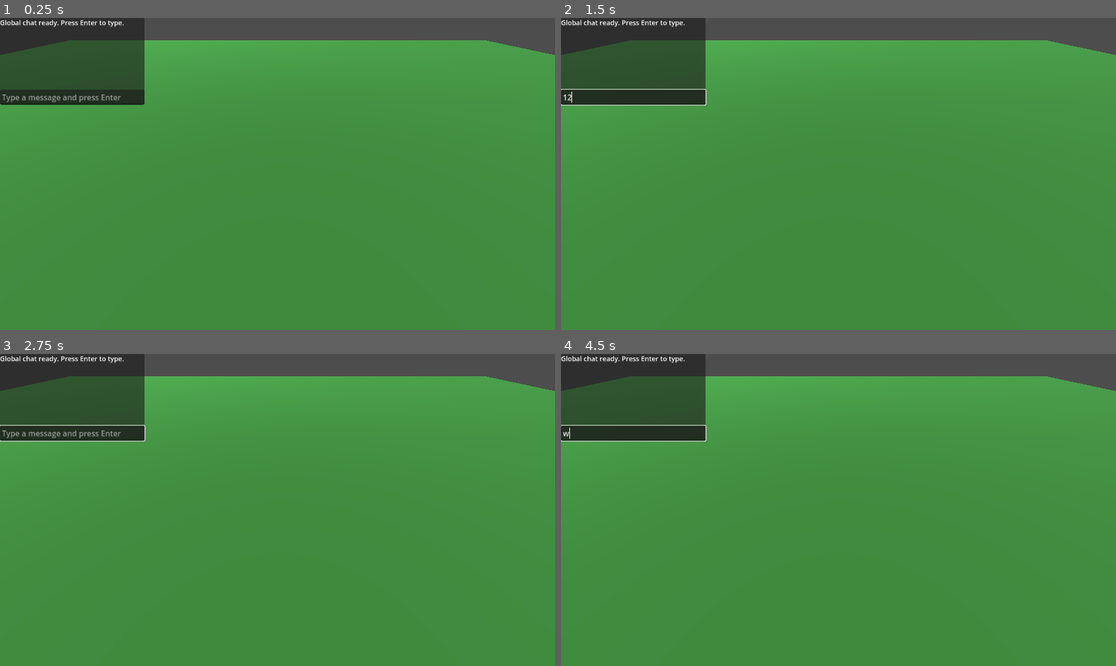
Above: before the commit, frames 1-4 (two rows, left to right).
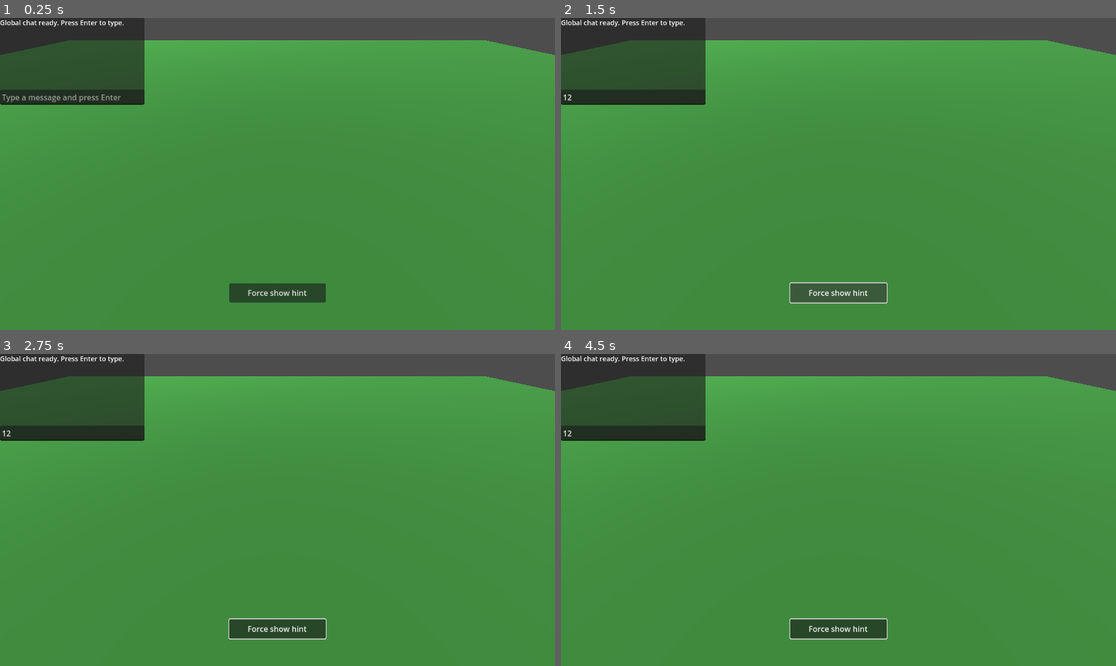
Above: after the commit, the same moments.

Repository: motagota/rougie
Game: Godot game, scene res://shared/scenes/Bootstrap.tscn
Same seed, same stepped clock (60 frames per second), same inputs: the game is played once before the commit and once after it.
Inputs (mouse positions are in pixels of both pictures, inside the frame that each line leads up to):
- Up to frame 1 (0.25 s): no input
- Up to frame 2 (1.5 s): click (633, 96) at 0.52 s; type "12" at 0.6 s; click (838, 292) at 1.25 s, where only the run after the commit has a clickable "Force show hint"
- Up to frame 3 (2.75 s): tap Enter at 2 s; move the mouse to (399, 494) at 2.02 s; hold D (move_right) from 2.03 s (still down); tap Space (jump) at 2.27 s
- Up to frame 4 (4.5 s): tap Enter at 2.75, 3.5, 4.25 s; move the mouse to (727, 525) at 2.77 s; release D (move_right) at 2.78 s; hold S (move_back) 2.78-3.53 s; tap Space (jump) at 3.02 s; move the mouse to (894, 441) at 3.52 s; hold D (move_right) 3.53-4.28 s; move the mouse to (810, 572) at 4.27 s; hold W (move_forward) from 4.28 s (still down)

The runs differ from the first frame. In frame 1, 1.1% of the frame differs, in the area x 41-59%, y 85-92%; in frame 2, 1.4%; in frame 3, 1.6%, in the area x 0-59%, y 22-92%; in frame 4, 1.4%.
Error before the commit: Out of bounds get index '1' (on base: 'Dictionary') (res://shared/scripts/Network.gd:288)

Commit message:
hint label

Diff:
--- a/client/shared/scripts/World.gd
+++ b/client/shared/scripts/World.gd
@@ -146,12 +146,41 @@
     _hint_label = Label.new()
     _hint_label.text = "Press [E] to pick up"
     _hint_label.horizontal_alignment = HORIZONTAL_ALIGNMENT_CENTER
-    _hint_label.visible = false
+    _hint_label.visible = true
     hb.add_child(_hint_label)
+
+
+    _hint_label.custom_minimum_size = Vector2(260, 28)
+    _hint_label.add_theme_color_override("font_color", Color(0, 0, 0)) # black
+    _hint_label.add_theme_font_size_override("font_size", 24)
+    var style := StyleBoxFlat.new()
+    style.bg_color = Color(1, 0, 1, 0.9)   # magenta, opaque
+
 
     print("[World] Hint label created: ", _hint_label != null)
     print("[World] Hint label visible: ", _hint_label.visible if _hint_label else "null")
     print("[World] Hint label text: ", _hint_label.text if _hint_label else "null")
+    print("[World] Hint layer visible: ", _hint_layer.visible)
+    print("[World] Hint panel visible: ", _hint_panel.visible)
+
+    # --- bottom-center test button ---------------------------------
+    var test_btn := Button.new()
+    test_btn.text = "Force show hint"
+    test_btn.custom_minimum_size = Vector2(200, 40)
+
+    # anchor it center-bottom (like the hint panel)
+    test_btn.set_anchors_preset(Control.PRESET_CENTER_BOTTOM)
+    test_btn.anchor_top = 0.85
+    test_btn.anchor_bottom = 0.85
+    test_btn.grow_horizontal = Control.GROW_DIRECTION_BOTH
+
+    test_btn.pressed.connect(func():
+        _hint_label.visible = true
+        _hint_label.modulate = Color.RED
+        prints("Forced hint visible =", _hint_label.visible,
+           "in_tree =", _hint_label.is_inside_tree())
+    )
+    add_child(test_btn)
 
 func spawn_player(peer_id: int, username: String, color: Color) -> void:
     print("[World] Spawn player: start username: %s"%username)
--- a/server/shared/scripts/World.gd
+++ b/server/shared/scripts/World.gd
@@ -146,12 +146,41 @@
     _hint_label = Label.new()
     _hint_label.text = "Press [E] to pick up"
     _hint_label.horizontal_alignment = HORIZONTAL_ALIGNMENT_CENTER
-    _hint_label.visible = false
+    _hint_label.visible = true
     hb.add_child(_hint_label)
+
+
+    _hint_label.custom_minimum_size = Vector2(260, 28)
+    _hint_label.add_theme_color_override("font_color", Color(0, 0, 0)) # black
+    _hint_label.add_theme_font_size_override("font_size", 24)
+    var style := StyleBoxFlat.new()
+    style.bg_color = Color(1, 0, 1, 0.9)   # magenta, opaque
+
 
     print("[World] Hint label created: ", _hint_label != null)
     print("[World] Hint label visible: ", _hint_label.visible if _hint_label else "null")
     print("[World] Hint label text: ", _hint_label.text if _hint_label else "null")
+    print("[World] Hint layer visible: ", _hint_layer.visible)
+    print("[World] Hint panel visible: ", _hint_panel.visible)
+
+    # --- bottom-center test button ---------------------------------
+    var test_btn := Button.new()
+    test_btn.text = "Force show hint"
+    test_btn.custom_minimum_size = Vector2(200, 40)
+
+    # anchor it center-bottom (like the hint panel)
+    test_btn.set_anchors_preset(Control.PRESET_CENTER_BOTTOM)
+    test_btn.anchor_top = 0.85
+    test_btn.anchor_bottom = 0.85
+    test_btn.grow_horizontal = Control.GROW_DIRECTION_BOTH
+
+    test_btn.pressed.connect(func():
+        _hint_label.visible = true
+        _hint_label.modulate = Color.RED
+        prints("Forced hint visible =", _hint_label.visible,
+           "in_tree =", _hint_label.is_inside_tree())
+    )
+    add_child(test_btn)
 
 func spawn_player(peer_id: int, username: String, color: Color) -> void:
     print("[World] Spawn player: start username: %s"%username)
--- a/shared/scripts/World.gd
+++ b/shared/scripts/World.gd
@@ -146,12 +146,41 @@
     _hint_label = Label.new()
     _hint_label.text = "Press [E] to pick up"
     _hint_label.horizontal_alignment = HORIZONTAL_ALIGNMENT_CENTER
-    _hint_label.visible = false
+    _hint_label.visible = true
     hb.add_child(_hint_label)
+
+
+    _hint_label.custom_minimum_size = Vector2(260, 28)
+    _hint_label.add_theme_color_override("font_color", Color(0, 0, 0)) # black
+    _hint_label.add_theme_font_size_override("font_size", 24)
+    var style := StyleBoxFlat.new()
+    style.bg_color = Color(1, 0, 1, 0.9)   # magenta, opaque
+
 
     print("[World] Hint label created: ", _hint_label != null)
     print("[World] Hint label visible: ", _hint_label.visible if _hint_label else "null")
     print("[World] Hint label text: ", _hint_label.text if _hint_label else "null")
+    print("[World] Hint layer visible: ", _hint_layer.visible)
+    print("[World] Hint panel visible: ", _hint_panel.visible)
+
+    # --- bottom-center test button ---------------------------------
+    var test_btn := Button.new()
+    test_btn.text = "Force show hint"
+    test_btn.custom_minimum_size = Vector2(200, 40)
+
+    # anchor it center-bottom (like the hint panel)
+    test_btn.set_anchors_preset(Control.PRESET_CENTER_BOTTOM)
+    test_btn.anchor_top = 0.85
+    test_btn.anchor_bottom = 0.85
+    test_btn.grow_horizontal = Control.GROW_DIRECTION_BOTH
+
+    test_btn.pressed.connect(func():
+        _hint_label.visible = true
+        _hint_label.modulate = Color.RED
+        prints("Forced hint visible =", _hint_label.visible,
+           "in_tree =", _hint_label.is_inside_tree())
+    )
+    add_child(test_btn)
 
 func spawn_player(peer_id: int, username: String, color: Color) -> void:
     print("[World] Spawn player: start username: %s"%username)
